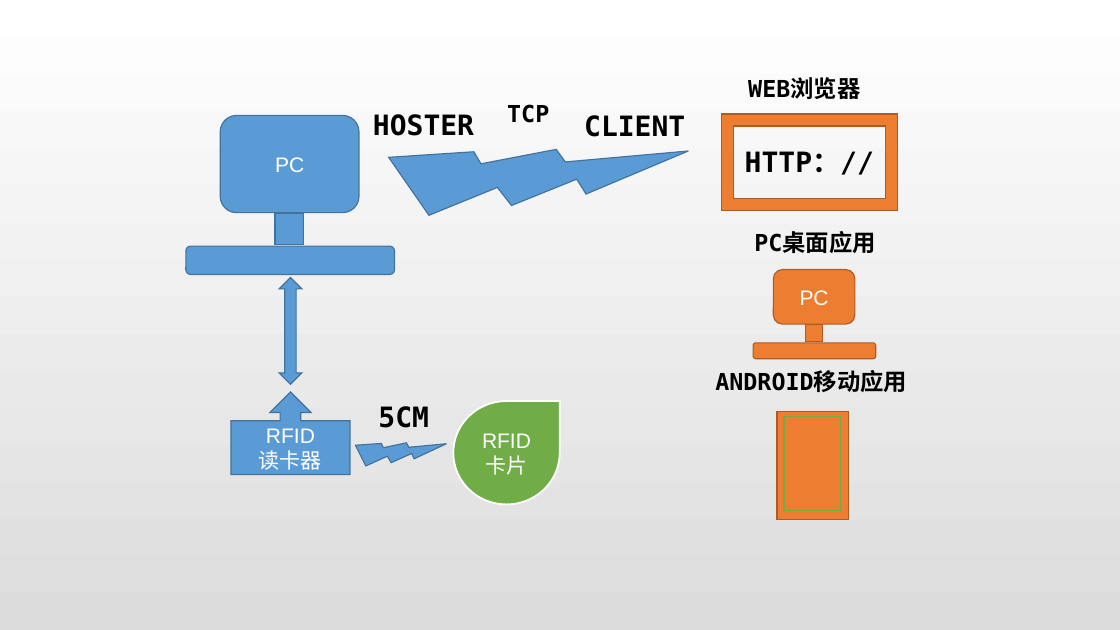
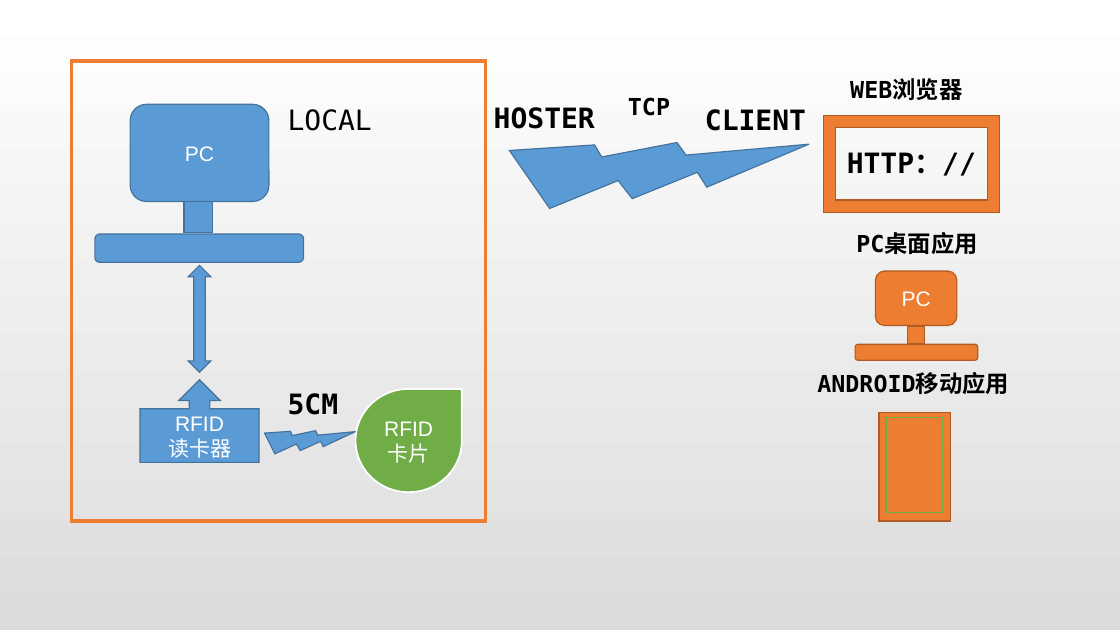
Before and after one commit to cbengcaca/grade_3_EveryThings, a slide deck: slide 1 of IOT/RFID架构图.pptx. Drawn at 1120x630 pixels with LibreOffice and Linux fonts; fonts in the diff are those of the drawing. Boxes give left, top, right and bottom in pixels: in the first picture for what was removed or moved away, otherwise in the second. Text is boxed around its words. In the diff, an @@ line names an element or a change of style, - is before the commit and + after.

Commit message:
更改了架构图

```diff
--- a/IOT/RFID架构图.pptx
+++ b/IOT/RFID架构图.pptx
@@ rectangle added at [71, 61, 486, 522], outline #ED7D31 3 pt @@
@@ 3 texts, 1 lightning bolt: place and size @@
-3 texts, 1 lightning bolt at [373, 86, 689, 269]
+3 texts, 1 lightning bolt at [494, 79, 809, 262]
@@ text added at [288, 109, 372, 131], 24 pt, text #000000 @@
+LOCAL
@@ text "PC桌面应用": place and size @@
-text "PC桌面应用" at [754, 232, 876, 253]
+text "PC桌面应用" at [856, 233, 978, 254]
@@ teardrop "RFID": place and size @@
-teardrop "RFID" at [454, 402, 560, 505]
+teardrop "RFID" at [355, 389, 462, 492]
@@ 2 rounded rectangles, 1 text, 1 up arrow callout, 1 rectangle, 1 up down arrow, 1 lightning bolt: place and size @@
-2 rounded rectangles, 1 text, 1 up arrow callout, 1 rectangle, 1 up down arrow, 1 lightning bolt at [186, 115, 447, 486]
+2 rounded rectangles, 1 text, 1 up arrow callout, 1 rectangle, 1 up down arrow, 1 lightning bolt at [95, 104, 356, 474]
@@ 3 texts, 3 rectangles, 2 rounded rectangles, 1 frame: place and size @@
-3 texts, 3 rectangles, 2 rounded rectangles, 1 frame at [715, 78, 907, 520]
+3 texts, 3 rectangles, 2 rounded rectangles, 1 frame at [817, 79, 1009, 521]
```
